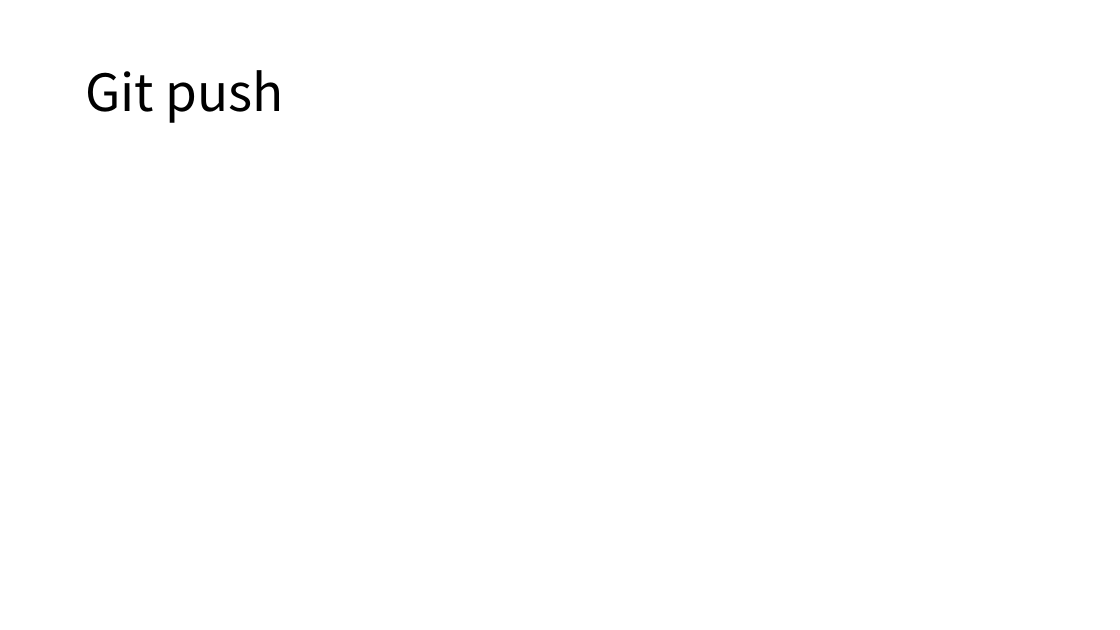
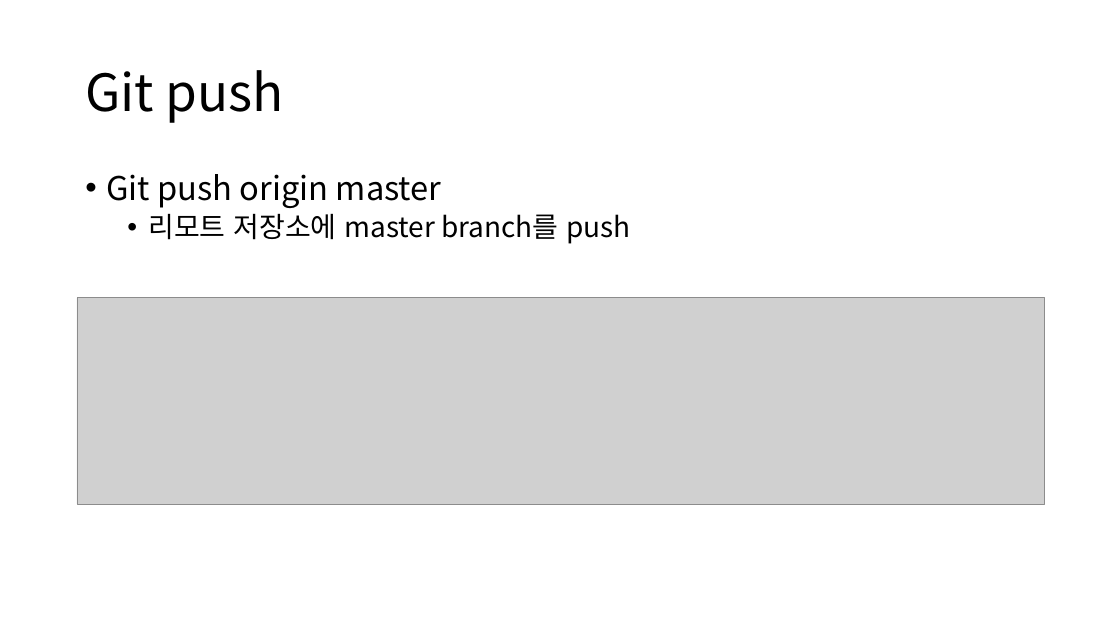
Before and after one commit to morned270/HCI-project, a slide deck: slide 58 of GitFromTheHell.pptx. Drawn at 1120x630 pixels with LibreOffice and Linux fonts; fonts in the diff are those of the drawing; grey boxes stand for pictures. Boxes give left, top, right and bottom in pixels: in the first picture for what was removed or moved away, otherwise in the second. Text is boxed around its words. In the diff, an @@ line names an element or a change of style, - is before the commit and + after.

Commit message:
All is done!

```diff
--- a/GitFromTheHell.pptx
+++ b/GitFromTheHell.pptx
@@ text added at [106,174,630,244], 24 pt, text #000000 @@
+• Git push origin master
+  • 리모트 저장소에 master branch를 push
@@ picture added at [77,298,1045,504] @@
```
Also in this commit, not shown: 2 other slides changed, 1 slide added, 1 slide removed.
